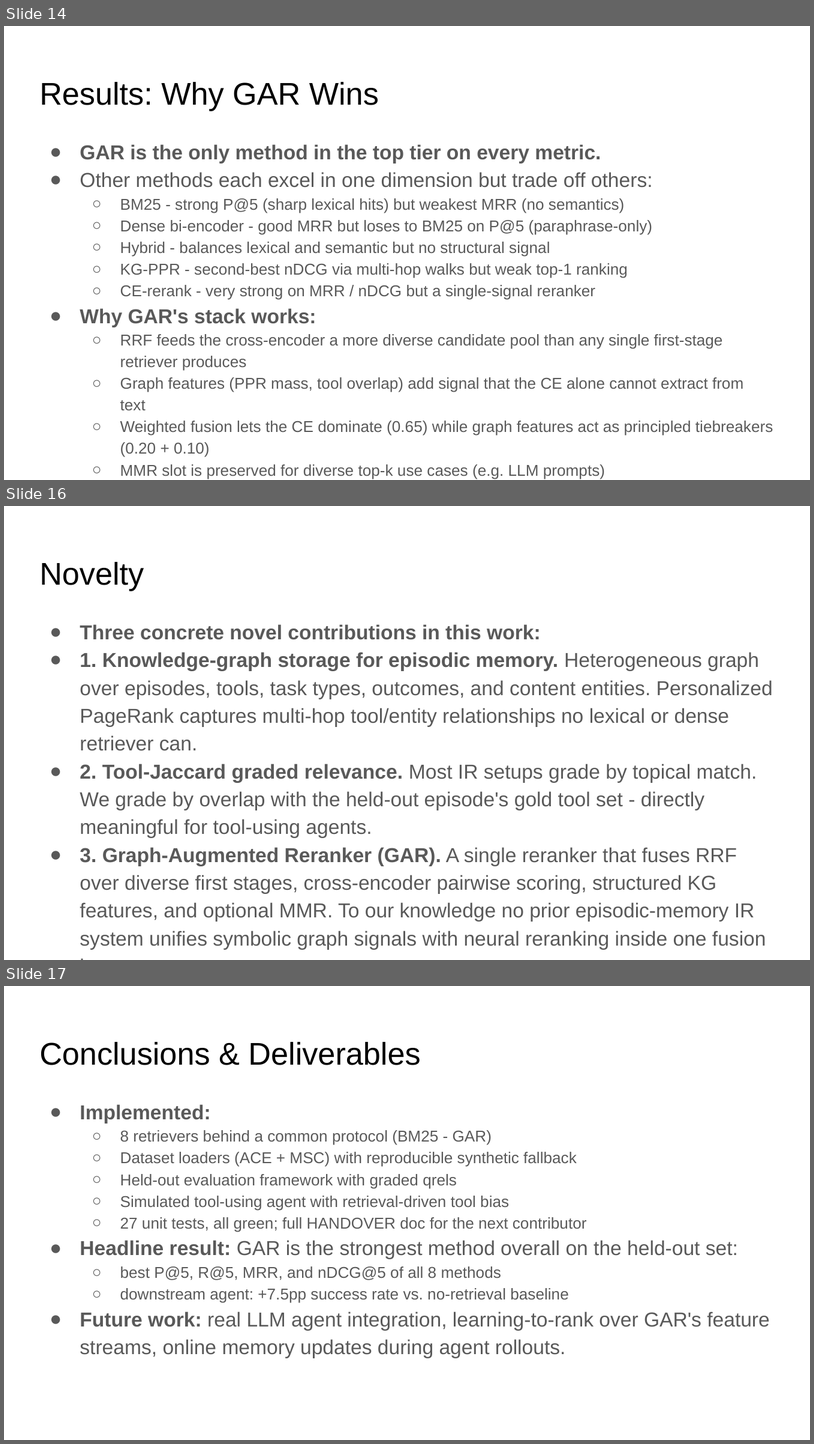
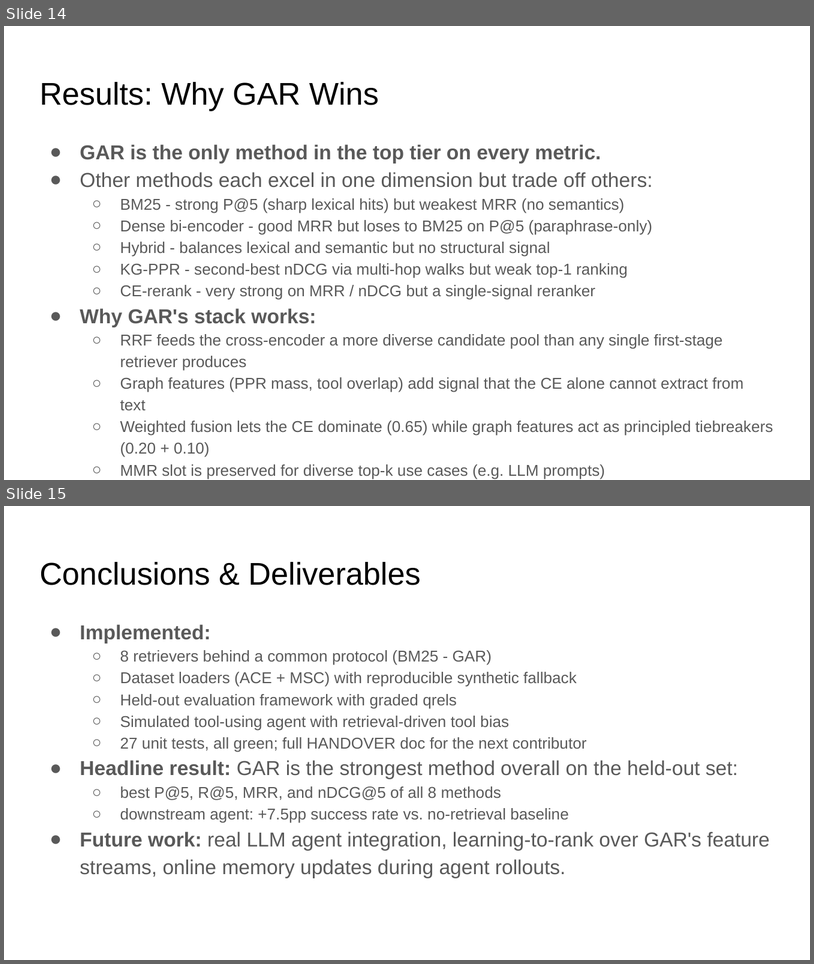
Before and after one commit to akhil-1205/ir-assignment-2, a slide deck: presentation.pptx. Shown one above the other, each under a label of ours: slides 14, 16 and 17 before the commit, slides 14 and 15 after it; the slides between them are not shown. The pictures are 814x1444 and 814x964 pixels, drawn with LibreOffice and Linux fonts; fonts in the diff are those of the drawing. Boxes give left, top, right and bottom in pixels: in the first picture for what was removed or moved away, otherwise in the second. Text is boxed around its words. In the diff, an @@ line names an element or a change of style, - is before the commit and + after.

```diff
--- a/presentation.pptx
+++ b/presentation.pptx
@@ slide 16 removed at <box>4,506,810,960</box>, background #FFFFFF @@
@@ title removed at <box>39,562,144,591</box> @@
-Novelty
@@ text removed at <box>80,624,773,949</box> @@
-● Three concrete novel contributions in this work:
-● 1. Knowledge-graph storage for episodic memory. Heterogeneous graph over episodes, tools, task types, outcomes, and content entities. Personalized PageRank captures multi-hop tool/entity relationships no lexical or dense retriever can.
-● 2. Tool-Jaccard graded relevance. Most IR setups grade by topical match. We grade by overlap with the held-out episode's gold tool set - directly meaningful for tool-using agents.
-● 3. Graph-Augmented Reranker (GAR). A single reranker that fuses RRF over diverse first stages, cross-encoder pairwise scoring, structured KG features, and optional MMR. To our knowledge no prior episodic-memory IR system unifies symbolic graph signals with neural reranking inside one fusion layer.
@@ what was slide 17 is now slide 15 @@
```
Also in this commit, not shown: 4 slides changed, 1 other slide removed.
